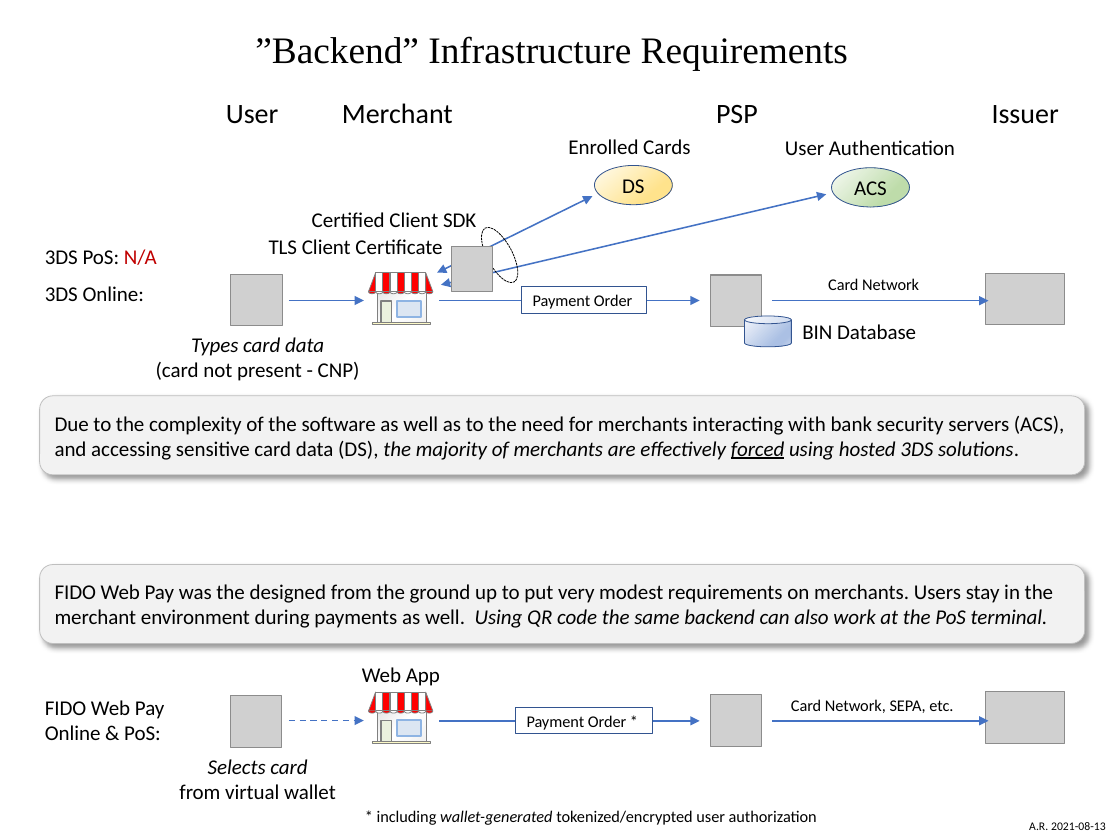
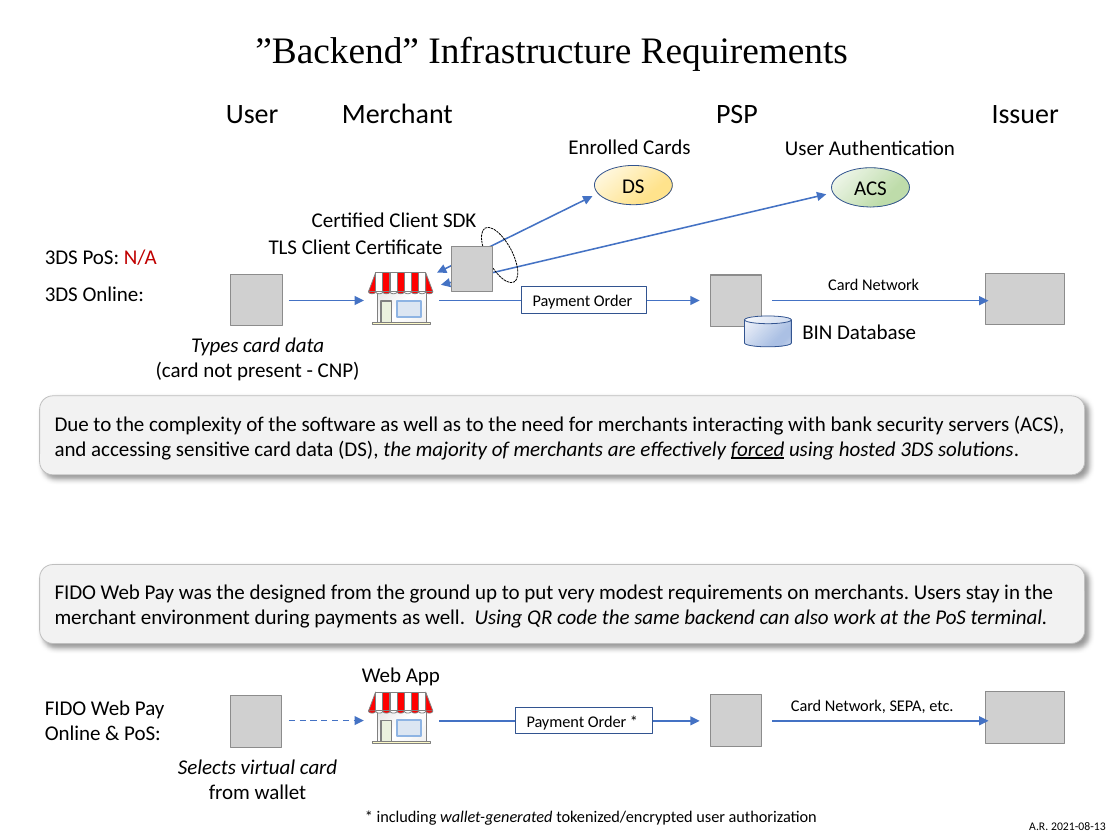
Before and after one commit to fido-web-pay/specification, a slide deck: slide 1 of backend-infrastructure-requirements.pptx. Drawn at 1120x840 pixels with LibreOffice and Linux fonts; fonts in the diff are those of the drawing; grey boxes stand for pictures. Boxes give left, top, right and bottom in pixels: in the first picture for what was removed or moved away, otherwise in the second. Text is boxed around its words. In the diff, an @@ line names an element or a change of style, - is before the commit and + after.

```diff
--- a/backend-infrastructure-requirements.pptx
+++ b/backend-infrastructure-requirements.pptx
@@ text at (178, 759, 337, 799): text changed; italic on @@
-Selects card
-from virtual wallet
+Selects virtual card
+from wallet
```
Also in this commit, not shown: 1 other file.
